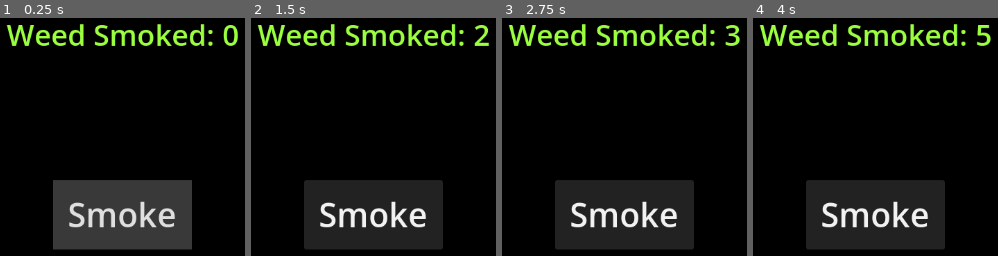
Above: before the commit, frames 1-4 (left to right).
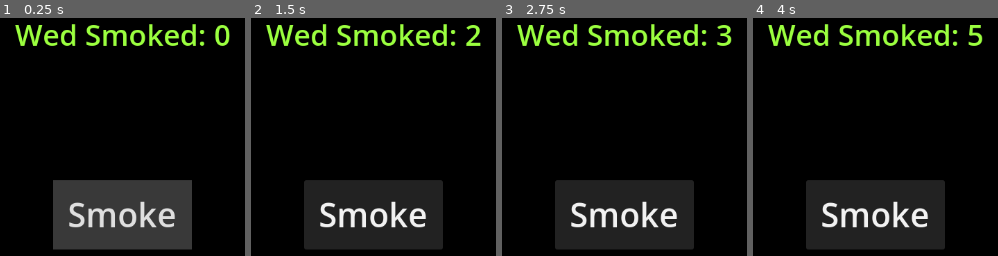
Above: after the commit, the same moments.

Repository: FrozenMochiAlpha/share
Game: Godot game, scene res://weed.tscn
Two runs of this game, one before a commit and one after it. Both use one fixed random seed, a clock stepped at 60 frames per second and the inputs below.
Inputs:
- Up to frame 1 (0.25 s): no input
- Up to frame 2 (1.5 s): click "Smoke" at 0.5 s; click "Smoke" at 1.25 s
- Up to frame 3 (2.75 s): click "Smoke" at 2 s
- Up to frame 4 (4 s): tap Enter at 2.75 s; tap Space at 3.5 s

The runs differ from the first frame. In frame 1, 4.7% of the frame differs, in the area x 2-98%, y 2-12%; in frame 2, 4.7%; in frame 3, 4.7%; in frame 4, 4.7%.

Commit message:
Update weed.gd

Diff:
--- a/weed.gd
+++ b/weed.gd
@@ -12,7 +12,7 @@
 
 
 func set_text():
-	hydroid.text = "Weed Smoked: " + str(smoke_counter)
+	hydroid.text = "Wed Smoked: " + str(smoke_counter)
 
 func _on_button_button_down() -> void:
 	if cooldown:
